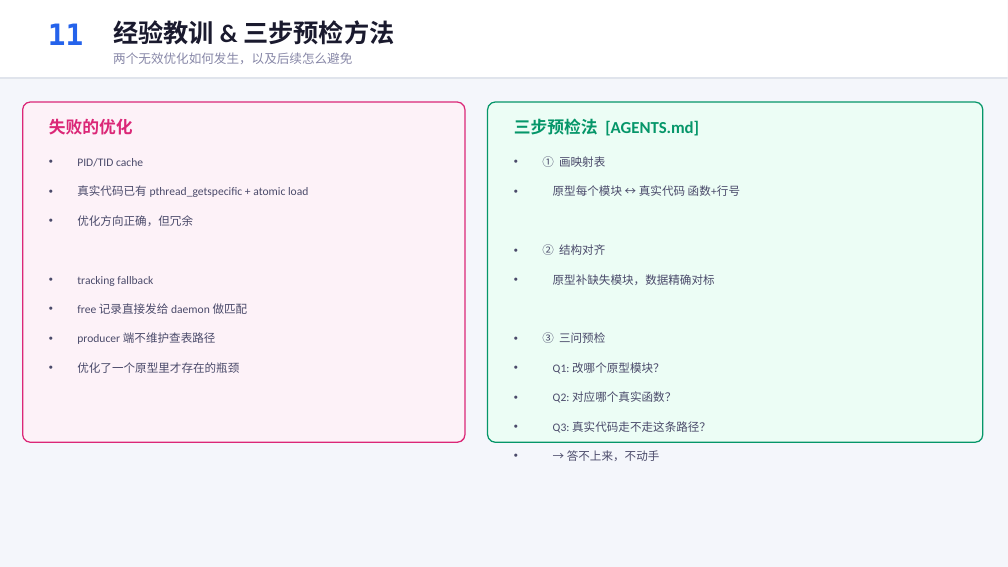
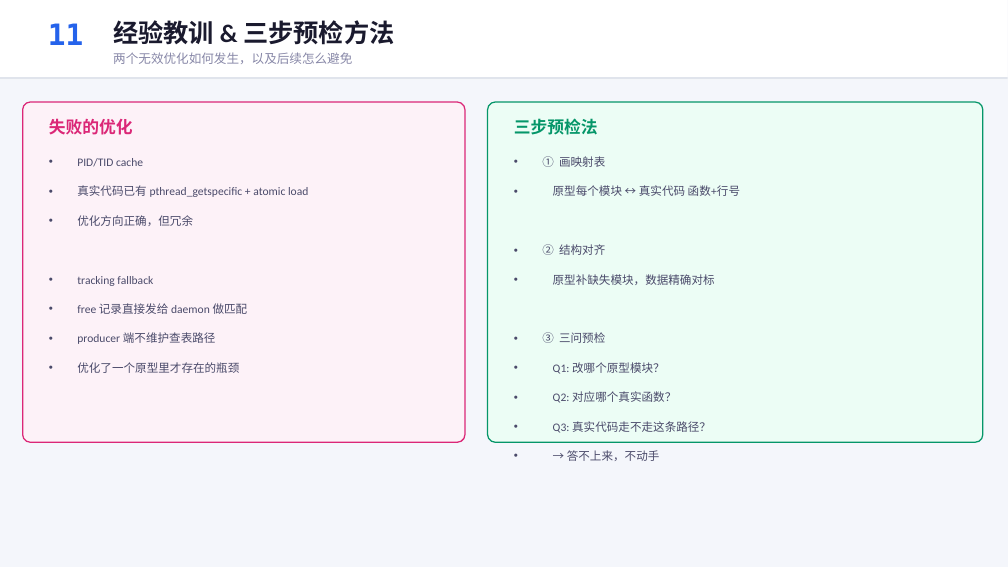
Before and after one commit to YiChiChen1106/Nativehook_linux_planb, a slide deck: slide 11 of presentation/native_hook_progress_2026-06-05.pptx. Drawn at 1008x567 pixels with LibreOffice and Linux fonts; fonts in the diff are those of the drawing. Boxes give left, top, right and bottom in pixels: in the first picture for what was removed or moved away, otherwise in the second. Text is boxed around its words. In the diff, an @@ line names an element or a change of style, - is before the commit and + after.

```diff
--- a/presentation/native_hook_progress_2026-06-05.pptx
+++ b/presentation/native_hook_progress_2026-06-05.pptx
@@ text at (514,118,598,135): text changed @@
-三步预检法 [AGENTS.md]
+三步预检法
```
Also in this commit, not shown: 1 other slide changed, 2 other files.
